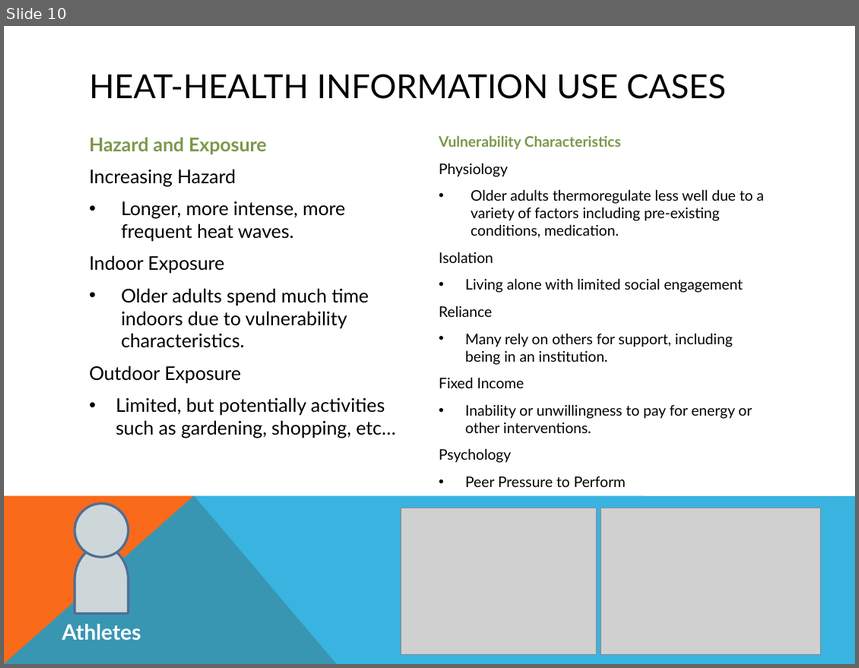
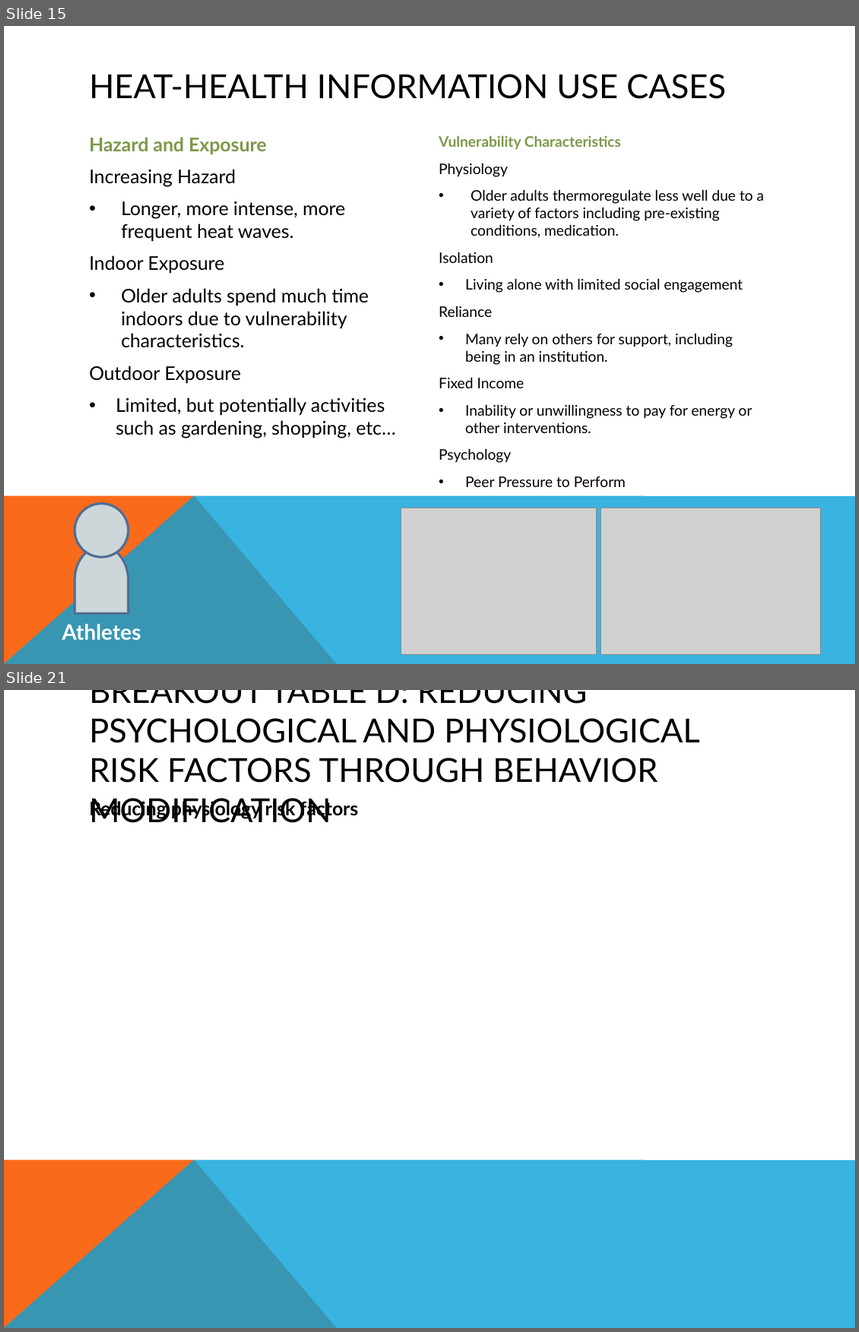
Before and after one commit to hunterjonesm/NIHHIS-Northeast, a slide deck: NIHHIS Use Cases Draft Process Document.pptx. Shown one above the other, each under a label of ours: slide 10 before the commit, slides 15 and 21 after it; the slides between them are not shown. The pictures are 859x668 and 859x1332 pixels, drawn with LibreOffice and Linux fonts; fonts in the diff are those of the drawing; grey boxes stand for pictures. Boxes give left, top, right and bottom in pixels: in the first picture for what was removed or moved away, otherwise in the second. Text is boxed around its words. In the diff, an @@ line names an element or a change of style, - is before the commit and + after.

```diff
--- a/NIHHIS Use Cases Draft Process Document.pptx
+++ b/NIHHIS Use Cases Draft Process Document.pptx
@@ slide 21 added at [4,690,855,1328], background #FFFFFF; not listed: 2 template elements that a slide beside it also shows @@
@@ title added at [89,690,700,823], 28 pt, text #000000 @@
+BREAKOUT TABLE D: REDUCING PSYCHOLOGICAL AND PHYSIOLOGICAL RISK FACTORS THROUGH BEHAVIOR MODIFICATION
@@ text added at [89,799,358,819], 16 pt, text #000000, bold @@
+Reducing physiology risk factors
@@ what was slide 10 is now slide 15 @@
```
Also in this commit, not shown: 4 slides changed, 9 other slides added.
